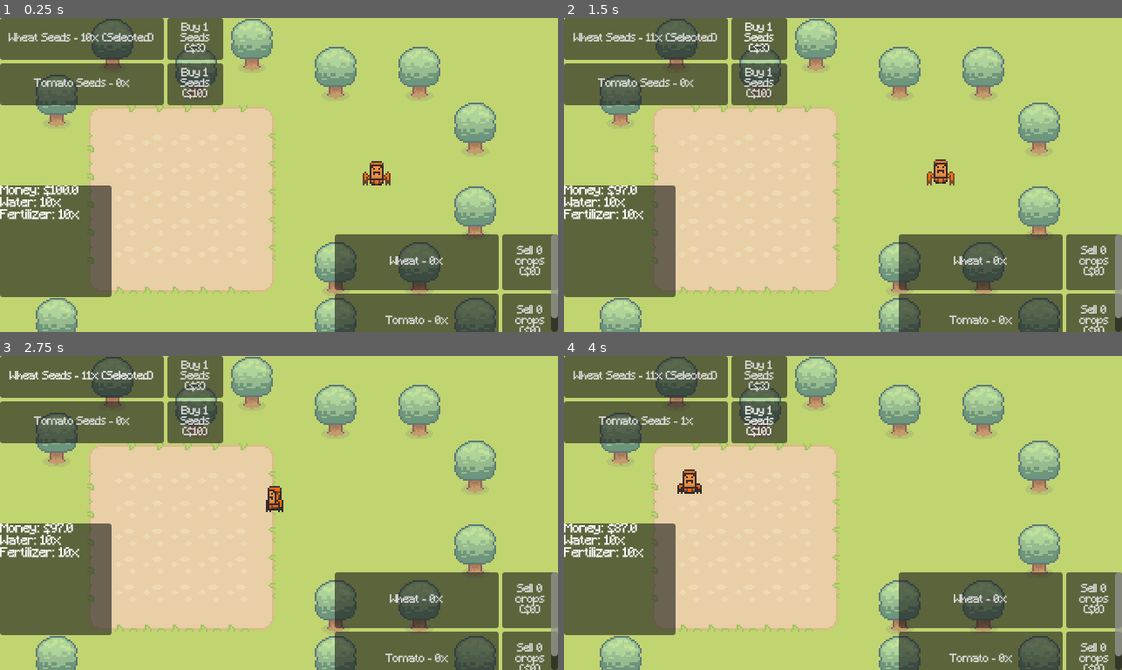
Above: before the commit, frames 1-4 (two rows, left to right).
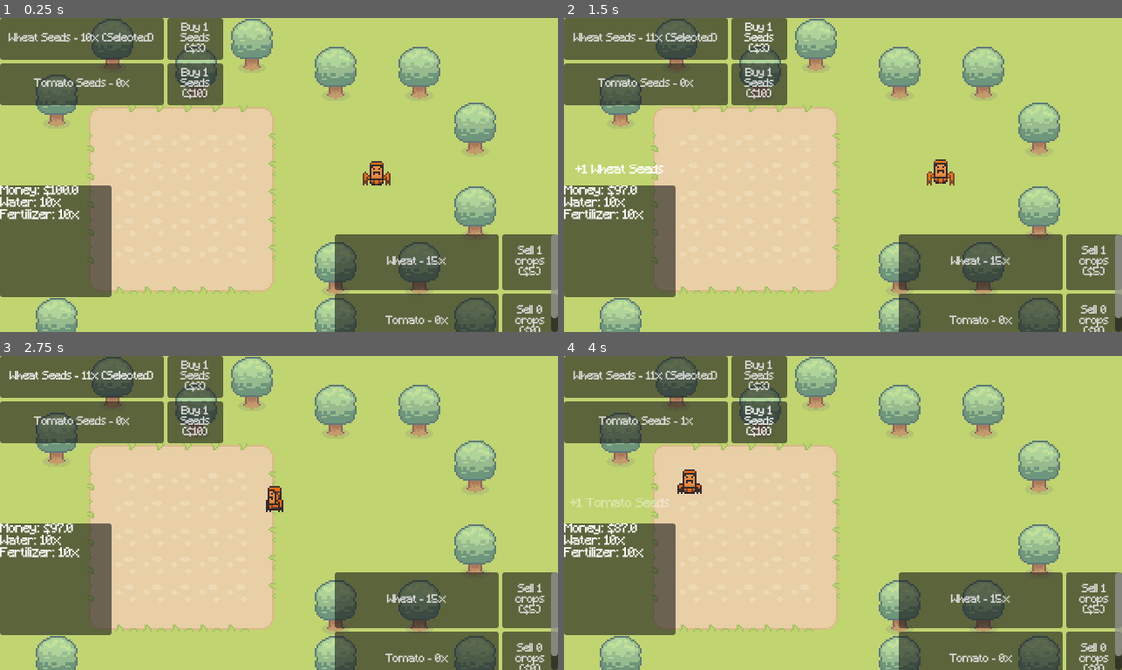
Above: after the commit, the same moments.

Repository: ArcherThesu/gardenincremental
Game: Godot game, scene res://Scenes/main.tscn
Same seed, same stepped clock (60 frames per second), same inputs: the game is played once before the commit and once after it.
Inputs:
- Up to frame 1 (0.25 s): no input
- Up to frame 2 (1.5 s): click "Wheat Seeds - 10x (Selected)" at 0.5 s; click "Buy 1 Seeds ($3)" at 1.25 s
- Up to frame 3 (2.75 s): click "Wheat Seeds - 11x (Selected)" at 2 s
- Up to frame 4 (4 s): click "Tomato Seeds - 0x" at 2.75 s; click "Buy 1 Seeds ($10)" at 3.5 s

The runs differ from the first frame. In frame 1, 0.3% of the frame differs, in the area x 69-98%, y 72-83%; in frame 2, 0.6%, in the area x 2-98%, y 46-83%; in frame 3, 0.3%; in frame 4, 0.5%.

Commit message:
added floating text to make buying/selling a bit better

Diff:
--- /dev/null
+++ b/Scenes/floating_text.tscn
@@ -0,0 +1,28 @@
+[gd_scene format=3 uid="uid://bcrw5r26pgnk3"]
+
+[ext_resource type="Script" uid="uid://b1bph0v68v4i4" path="res://Scripts/floating_text.gd" id="1_kfvxn"]
+[ext_resource type="Theme" uid="uid://cxgipb703iqk4" path="res://Assets/main_theme.tres" id="2_f3tku"]
+
+[node name="floating_text" type="Control" unique_id=1193526081]
+clip_contents = true
+layout_mode = 3
+anchors_preset = 15
+anchor_right = 1.0
+anchor_bottom = 1.0
+offset_right = -512.0
+offset_bottom = -328.0
+grow_horizontal = 2
+grow_vertical = 2
+script = ExtResource("1_kfvxn")
+
+[node name="txt" type="RichTextLabel" parent="." unique_id=1245582988]
+unique_name_in_owner = true
+layout_mode = 1
+anchors_preset = 15
+anchor_right = 1.0
+anchor_bottom = 1.0
+grow_horizontal = 2
+grow_vertical = 2
+theme = ExtResource("2_f3tku")
+text = "+1 Cantelope Seeds"
+horizontal_alignment = 1
--- /dev/null
+++ b/Scripts/floating_text.gd
@@ -0,0 +1,41 @@
+extends Control
+
+var default_font_size := 14
+var min_font_size := 8
+var floating_time := .5
+
+var max_allowed_width = self.size.x
+
+
+
+# Called when the node enters the scene tree for the first time.
+func _ready() -> void:
+	pass # Replace with function body.
+
+
+# Called every frame. 'delta' is the elapsed time since the previous frame.
+func _process(_delta: float) -> void:
+	pass
+
+func play_text(txt: String, global_pos: Vector2) -> void:
+	var label = %txt
+	print(self.global_position)
+	self.global_position = global_pos
+	label.text = txt
+	print(self.global_position)
+
+	var font: Font = label.get_theme_font("font")
+	var current_size := default_font_size
+
+	var text_width := font.get_string_size(txt, HORIZONTAL_ALIGNMENT_CENTER, -1, current_size).x
+
+	while current_size > min_font_size and text_width > max_allowed_width:
+		current_size -= 1
+		text_width = font.get_string_size(txt, HORIZONTAL_ALIGNMENT_CENTER, -1, current_size).x
+
+	label.add_theme_font_size_override("font_size", current_size)
+
+	var float_tween = create_tween().set_parallel(true)
+	float_tween.tween_property(self, "global_position", global_pos+ Vector2(0,-10),floating_time)
+	float_tween.tween_property(self, "modulate:a", 0, max(floating_time-.1,0)).set_delay(.2)
+	float_tween.chain().tween_callback(queue_free)
--- a/Scripts/player.gd
+++ b/Scripts/player.gd
@@ -81,7 +81,7 @@
 		Crops.TOMATO: 0
 	},
 	"crops" : {
-		Crops.WHEAT: 0,
+		Crops.WHEAT: 15,
 		Crops.TOMATO: 0
 	},
 	"modifiers": {
@@ -306,8 +306,12 @@
 	if currencies["crops"][crop_type] < amount:
 		push_error("not enough crops to sell")
 		return
+
+	var actual_value = crop_values[crop_type] * amount #adding multipliers to selling crops would go here
 	currencies["crops"][crop_type] -= amount
-	currencies["money"] += crop_values[crop_type] * amount
+	currencies["money"] += actual_value
+
+	create_floating_text("+$"+str(actual_value),Vector2(-256,172))
 	print("sold "+str(amount)+" "+str(crop_type)+" for "+str(crop_values[crop_type] * amount)+" money")
 
 func buy_seed(seed_type: Crops, amount: int) -> void:
@@ -318,12 +322,20 @@
 		push_error("seed amount must be greater than zero")
 		return
 	var cost = seed_costs[seed_type] * amount
-	if currencies["money"] < cost:
+	if currencies["money"] < cost: #add sfx when not enough money...
 		push_error("not enough money to buy seeds")
 		return
 	currencies["money"] -= cost
 	currencies["seeds"][seed_type] += amount
+
+	create_floating_text("+"+str(amount)+" " +cropstr[seed_type].capitalize()+" Seeds", Vector2(-256,172))
 	print("bought "+str(amount)+" "+str(seed_type)+" seeds for "+str(cost)+" money")
 
 func set_current_seed(seed_type: Crops) -> void:
 	current_seed = seed_type
+
+@onready var floating_txt_scene = preload("res://Scenes/floating_text.tscn")
+func create_floating_text(txt: String, global_pos: Vector2) -> void:
+	var new_txt = floating_txt_scene.instantiate()
+	new_txt.play_text(txt,global_pos)
+	get_tree().current_scene.add_child(new_txt)
Not shown, added: Release/index.apple-touch-icon.png.import
Not shown, added: Release/index.icon.png.import
Not shown, added: Release/index.png.import
Not shown, added: Scripts/floating_text.gd.uid
